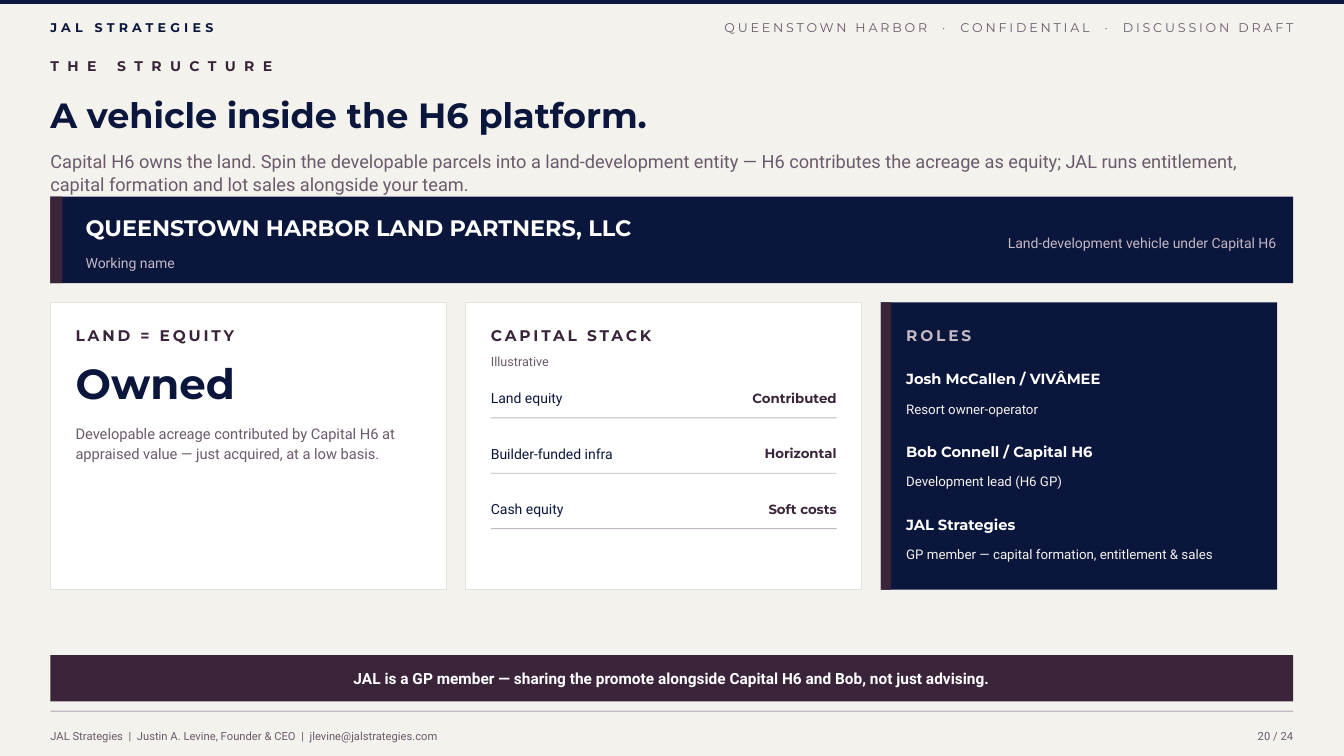
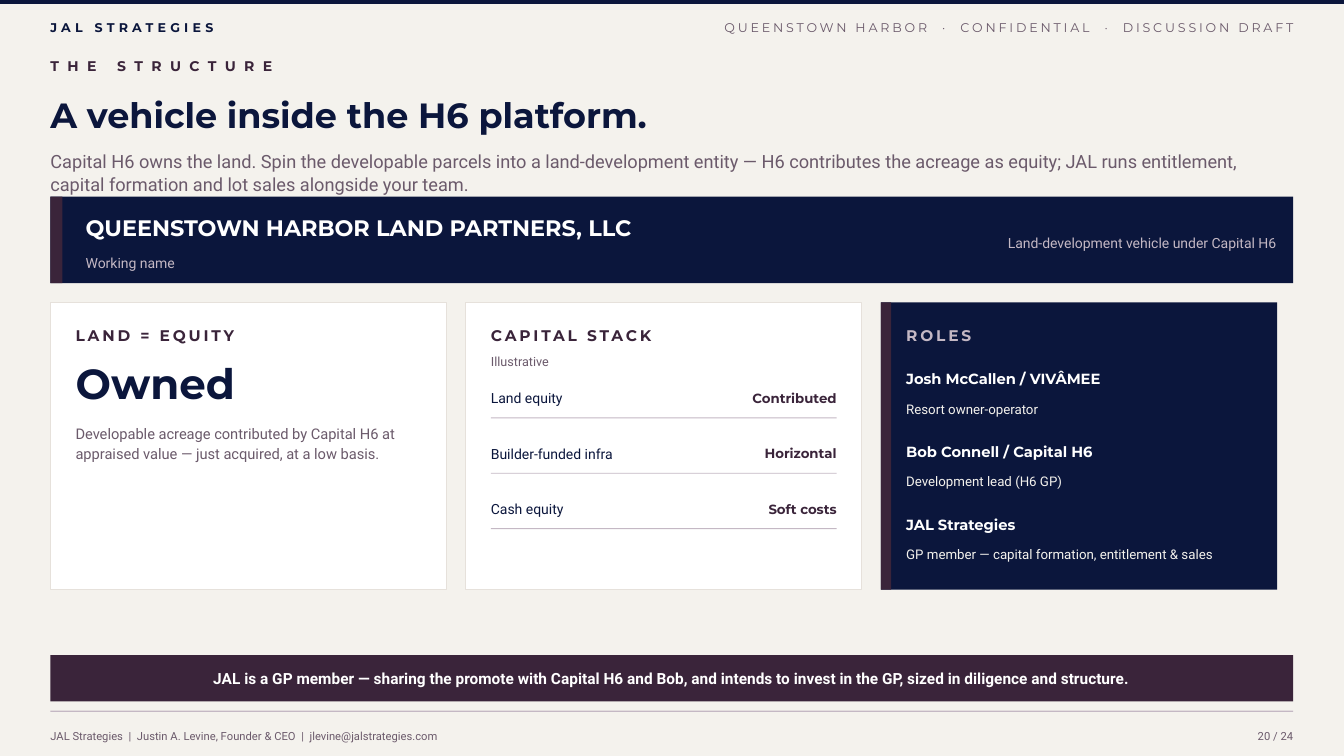
Before and after one commit to jlevine711/Apex, a slide deck: slide 20 of JAL_Queenstown_Harbor_Proposal.pptx. Drawn at 1344x756 pixels with LibreOffice and Linux fonts; fonts in the diff are those of the drawing. Boxes give left, top, right and bottom in pixels: in the first picture for what was removed or moved away, otherwise in the second. Text is boxed around its words. In the diff, an @@ line names an element or a change of style, - is before the commit and + after.

```diff
--- a/JAL_Queenstown_Harbor_Proposal.pptx
+++ b/JAL_Queenstown_Harbor_Proposal.pptx
@@ text at box(213, 672, 1129, 687): text changed @@
-JAL is a GP member — sharing the promote alongside Capital H6 and Bob, not just advising.
+JAL is a GP member — sharing the promote with Capital H6 and Bob, and intends to invest in the GP, sized in diligence and structure.
```
Also in this commit, not shown: 1 other slide changed, 2 other files.
